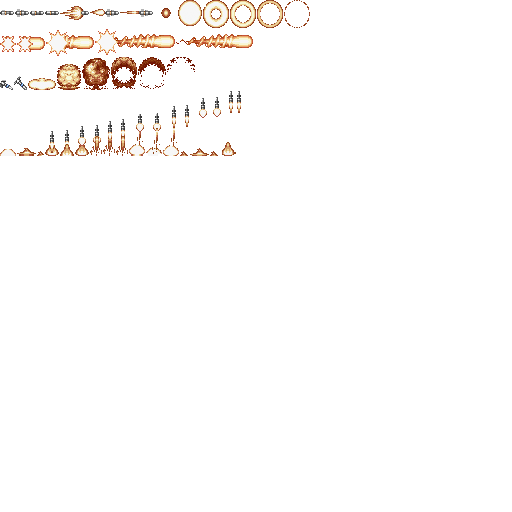
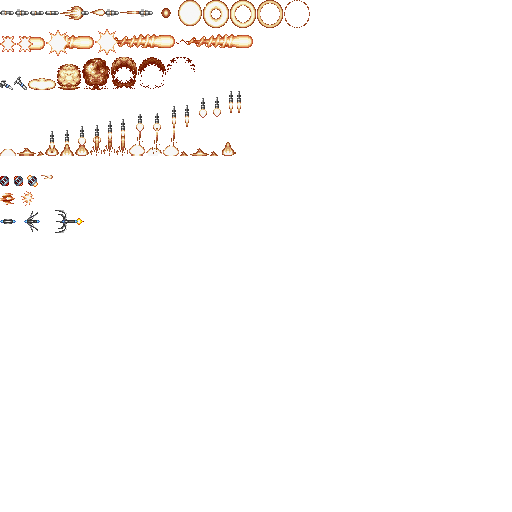
Layer changes from the first 512x512 image to the second:
added layer "Layer 23" in group "Falcon" over [41, 175, 53, 179]
added layer "Layer 22" in group "Falcon" over [0, 210, 84, 233]
added layer "Layer 21" in group "Falcon" over [0, 191, 34, 206]
added layer "Layer 20" in group "Falcon" over [0, 175, 38, 187]
